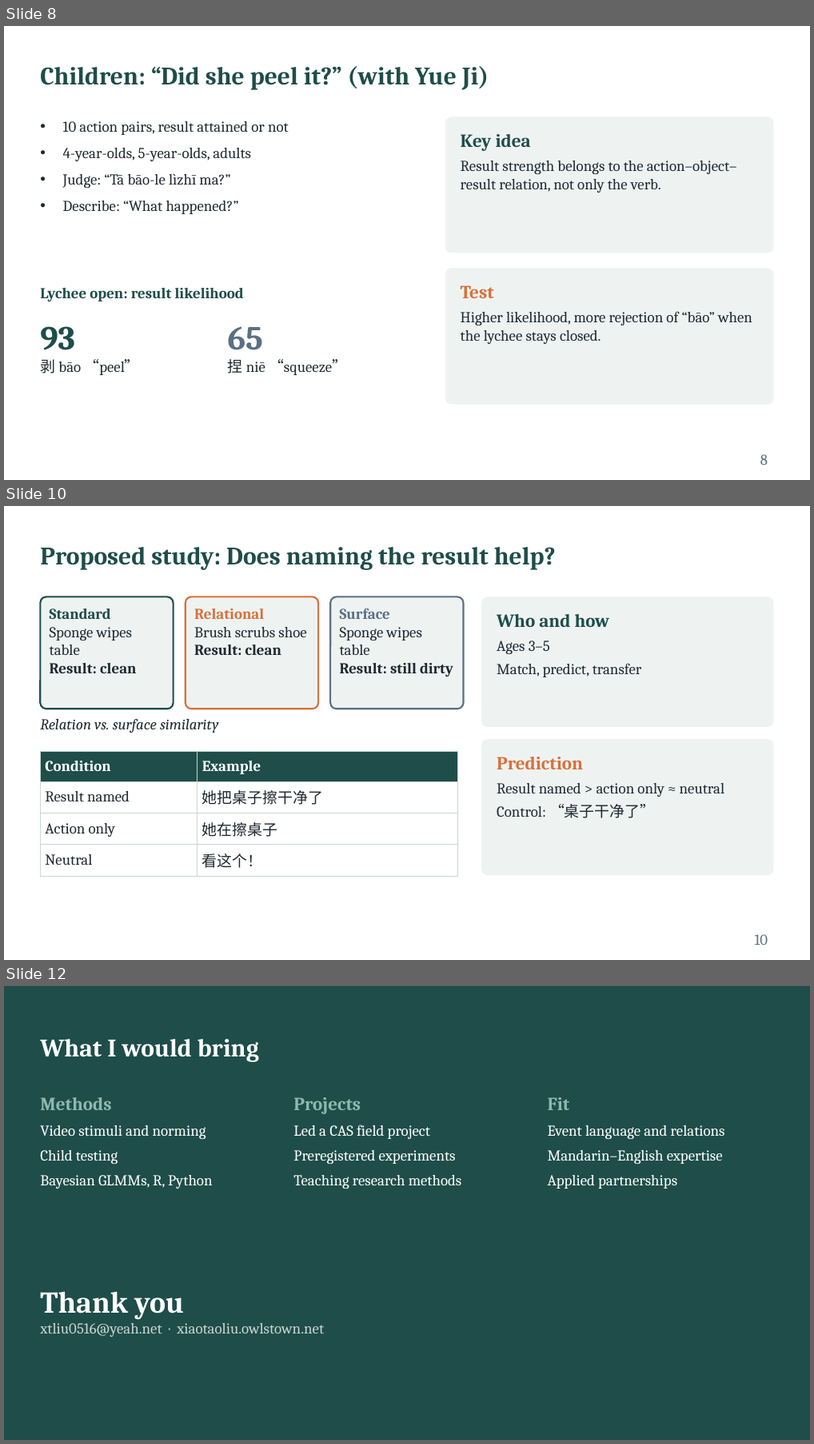
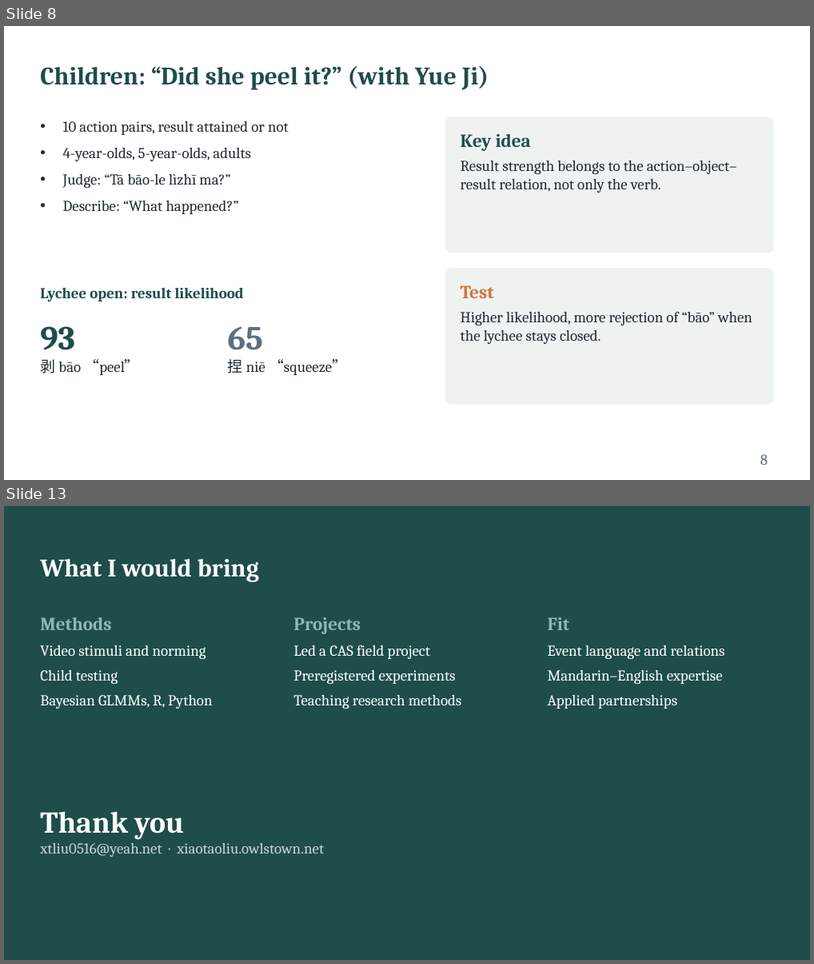
Before and after one commit to xtaoliu/claude, a slide deck: Liu_postdoc_interview_talk.pptx. Shown one above the other, each under a label of ours: slides 8, 10 and 12 before the commit, slides 8 and 13 after it; the slides between them are not shown. The pictures are 814x1444 and 814x964 pixels, drawn with LibreOffice and Linux fonts; fonts in the diff are those of the drawing. Boxes give left, top, right and bottom in pixels: in the first picture for what was removed or moved away, otherwise in the second. Text is boxed around its words. In the diff, an @@ line names an element or a change of style, - is before the commit and + after.

```diff
--- a/Liu_postdoc_interview_talk.pptx
+++ b/Liu_postdoc_interview_talk.pptx
@@ slide 10 removed at <box>4,506,810,960</box>, background #FFFFFF @@
@@ title removed at <box>40,547,556,570</box> @@
-Proposed study: Does naming the result help?
@@ rounded rectangle removed at <box>40,596,174,708</box> @@
@@ rounded rectangle removed at <box>186,596,318,708</box> @@
@@ rounded rectangle removed at <box>330,596,464,708</box> @@
@@ rounded rectangle removed at <box>482,596,774,727</box> @@
@@ text removed at <box>50,608,136,673</box> @@
-Standard
-Sponge wipes table
-Result: clean
@@ text removed at <box>194,608,306,655</box> @@
-Relational
-Brush scrubs shoe
-Result: clean
@@ text removed at <box>340,608,454,676</box> @@
-Surface
-Sponge wipes table
-Result: still dirty
@@ text removed at <box>497,614,642,677</box> @@
-Who and how
-Ages 3–5
-Match, predict, transfer
@@ text removed at <box>40,719,218,732</box> @@
-Relation vs. surface similarity
@@ rounded rectangle removed at <box>482,739,774,875</box> @@
@@ table removed at <box>40,751,458,871</box>, 4 rows, 2 columns @@
-Condition | Example
-Result named | 她把桌子擦干净了
-Action only | 她在擦桌子
-Neutral | 看这个！
@@ text removed at <box>497,756,725,818</box> @@
-Prediction
-Result named > action only ≈ neutral
-Control: “桌子干净了”
@@ page number removed at <box>755,934,769,944</box> @@
-10
@@ what was slide 12 is now slide 13 @@
```
Also in this commit, not shown: 3 slides changed, 3 slides added, 1 other slide removed, 1 other file.
